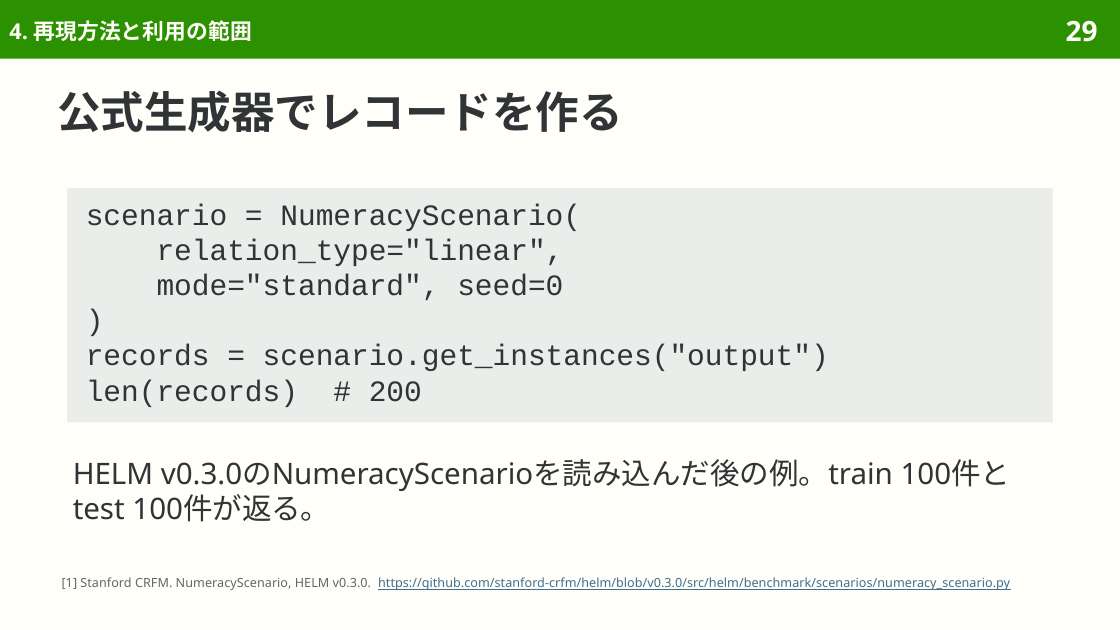
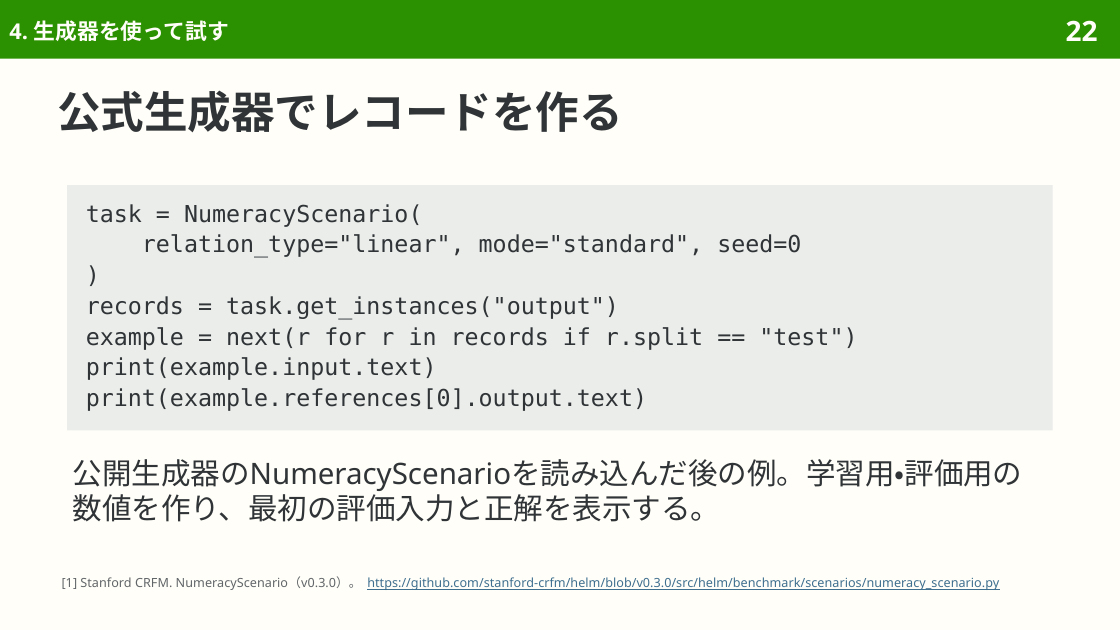
Before and after one commit to sasakiy84/datasets-in-10-minutes, a slide deck: slide 22 of slides/datasets-in-10-minutes-numeracy.pptx (slide 29 before the commit). Drawn at 1120x630 pixels with LibreOffice and Linux fonts; fonts in the diff are those of the drawing. Boxes give left, top, right and bottom in pixels: in the first picture for what was removed or moved away, otherwise in the second. Text is boxed around its words. In the diff, an @@ line names an element or a change of style, - is before the commit and + after.

Commit message:
Rebuild Numeracy as polynomial rule induction with verified origins

```diff
--- a/slides/datasets-in-10-minutes-numeracy.pptx
+++ b/slides/datasets-in-10-minutes-numeracy.pptx
@@ title at (9,20,229,41): text changed @@
-4. 再現方法と利用の範囲
+4. 生成器を使って試す
@@ page number at (1066,20,1098,41): text changed @@
-29
+22
@@ rectangle "task = NumeracyScenario(": place and size @@
-rectangle "task = NumeracyScenario(" at (67,188,1053,422)
+rectangle "task = NumeracyScenario(" at (67,185,1053,430)
@@ rectangle "task = NumeracyScenario(" at (67,185,1053,430): size 19 to 15 pt, font Courier New to DejaVu Sans Mono in ")"; line spacing 22.6pt to 1.1 @@
@@ text in rectangle at (86,204,801,258): text changed; size 19 to 15 pt; font Courier New to DejaVu Sans Mono @@
-scenario = NumeracyScenario(
-relation_type="linear",
-mode="standard", seed=0
+task = NumeracyScenario(
+relation_type="linear", mode="standard", seed=0
@@ text in rectangle at (86,296,857,411): text changed; size 19 to 15 pt; font Courier New to DejaVu Sans Mono @@
-records = scenario.get_instances("output")
-len(records) # 200
+records = task.get_instances("output")
+example = next(r for r in records if r.split == "test")
+print(example.input.text)
+print(example.references[0].output.text)
@@ text at (73,459,1023,522): text changed @@
-HELM v0.3.0のNumeracyScenarioを読み込んだ後の例。train 100件とtest 100件が返る。
+公開生成器のNumeracyScenarioを読み込んだ後の例。学習用・評価用の数値を作り、最初の評価入力と正解を表示する。
@@ text at (62,576,999,590): text changed @@
-[1] Stanford CRFM. NumeracyScenario, HELM v0.3.0. https://github.com/stanford-crfm/helm/blob/v0.3.0/src/helm/benchmark/scenarios/numeracy_scenario.py
+[1] Stanford CRFM. NumeracyScenario（v0.3.0）。 https://github.com/stanford-crfm/helm/blob/v0.3.0/src/helm/benchmark/scenarios/numeracy_scenario.py
```
Also in this commit, not shown: 36 other slides changed, 14 slides removed, 42 other files.
